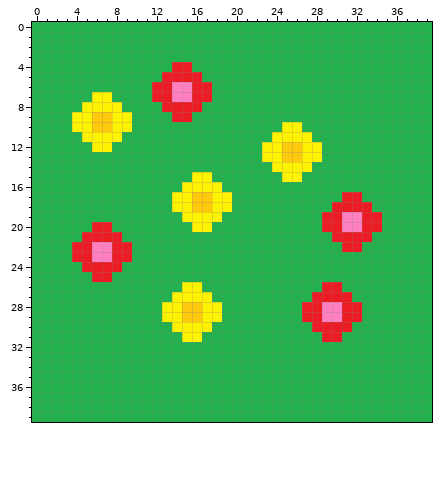
Two states of a pixel-art sprite, imgplantas/flor.png. The first picture shows the starting point.
The file is 40x40 pixels. Colours within 5 levels of each other are drawn and written as one.
Now the later version:
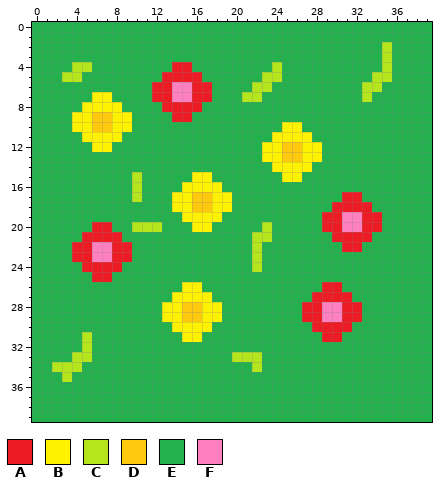
Palette (. is transparent): A #ed1c24  B #fff200  C #b5e61d  D #ffc90e  E #22b14c  F #ff80c0
Difference:
@@ x 0..39 @@
  1 EEEEEEEEEEEEEEEEEEEEEEEEEEEEEEEEEEEEEEEE
- 2 EEEEEEEEEEEEEEEEEEEEEEEEEEEEEEEEEEEEEEEE
- 3 EEEEEEEEEEEEEEEEEEEEEEEEEEEEEEEEEEEEEEEE
- 4 EEEEEEEEEEEEEEAAEEEEEEEEEEEEEEEEEEEEEEEE
- 5 EEEEEEEEEEEEEAAAAEEEEEEEEEEEEEEEEEEEEEEE
- 6 EEEEEEEEEEEEAAFFAAEEEEEEEEEEEEEEEEEEEEEE
- 7 EEEEEEBBEEEEAAFFAAEEEEEEEEEEEEEEEEEEEEEE
+ 2 EEEEEEEEEEEEEEEEEEEEEEEEEEEEEEEEEEECEEEE
+ 3 EEEEEEEEEEEEEEEEEEEEEEEEEEEEEEEEEEECEEEE
+ 4 EEEECCEEEEEEEEAAEEEEEEEECEEEEEEEEEECEEEE
+ 5 EEECCEEEEEEEEAAAAEEEEEECCEEEEEEEEECCEEEE
+ 6 EEEEEEEEEEEEAAFFAAEEEECCEEEEEEEEECCEEEEE
+ 7 EEEEEEBBEEEEAAFFAAEEECCEEEEEEEEEECEEEEEE
  8 EEEEEBBBBEEEEAAAAEEEEEEEEEEEEEEEEEEEEEEE
@@ x 8..25 @@
 14 EEEEEEEEEEEEEEEEBB
-15 EEEEEEEEBBEEEEEEEB
-16 EEEEEEEBBBBEEEEEEE
-17 EEEEEEBBDDBBEEEEEE
+15 EECEEEEEBBEEEEEEEB
+16 EECEEEEBBBBEEEEEEE
+17 EECEEEBBDDBBEEEEEE
 18 EEEEEEBBDDBBEEEEEE
 19 EEEEEEEBBBBEEEEEEE
-20 EEEEEEEEBBEEEEEEEE
-21 AEEEEEEEEEEEEEEEEE
-22 AAEEEEEEEEEEEEEEEE
-23 AAEEEEEEEEEEEEEEEE
-24 AEEEEEEEEEEEEEEEEE
+20 EECCCEEEBBEEEEECEE
+21 AEEEEEEEEEEEEECCEE
+22 AAEEEEEEEEEEEECEEE
+23 AAEEEEEEEEEEEECEEE
+24 AEEEEEEEEEEEEECEEE
 25 EEEEEEEEEEEEEEEEEE
@@ x 0..24 @@
 30 EEEEEEEEEEEEEEBBBBEEEEEEE
-31 EEEEEEEEEEEEEEEBBEEEEEEEE
-32 EEEEEEEEEEEEEEEEEEEEEEEEE
-33 EEEEEEEEEEEEEEEEEEEEEEEEE
-34 EEEEEEEEEEEEEEEEEEEEEEEEE
-35 EEEEEEEEEEEEEEEEEEEEEEEEE
+31 EEEEECEEEEEEEEEBBEEEEEEEE
+32 EEEEECEEEEEEEEEEEEEEEEEEE
+33 EEEECCEEEEEEEEEEEEEECCCEE
+34 EECCCEEEEEEEEEEEEEEEEECEE
+35 EEECEEEEEEEEEEEEEEEEEEEEE
 36 EEEEEEEEEEEEEEEEEEEEEEEEE
Boxes around the changes in both pictures, in picture pixels (x1, y1, x2, y2):
changed: (362, 42, 392, 102)
changed: (62, 62, 92, 82)
changed: (242, 62, 282, 102)
changed: (132, 172, 162, 232)
changed: (252, 222, 272, 272)
changed: (52, 332, 92, 382)
changed: (232, 352, 262, 372)
